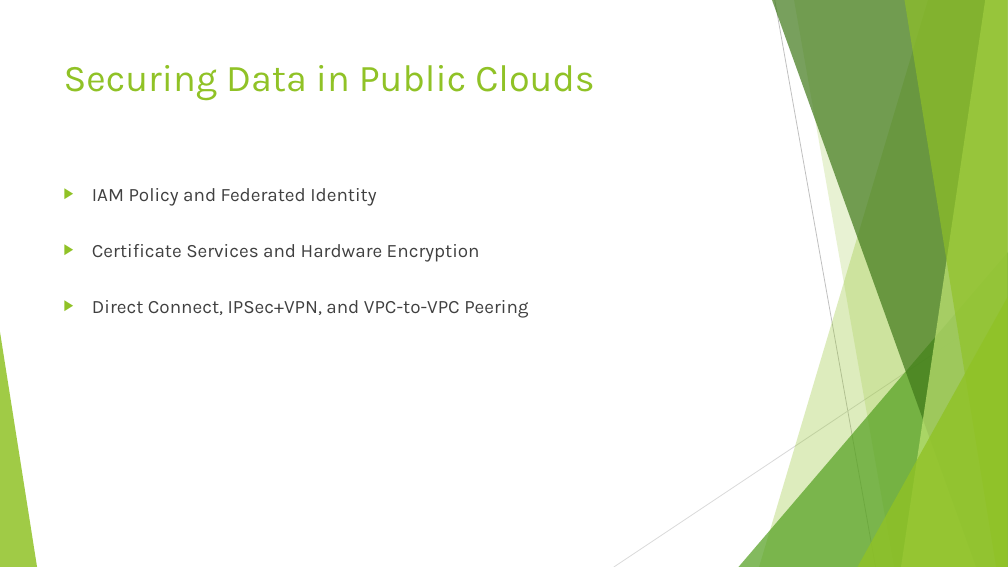
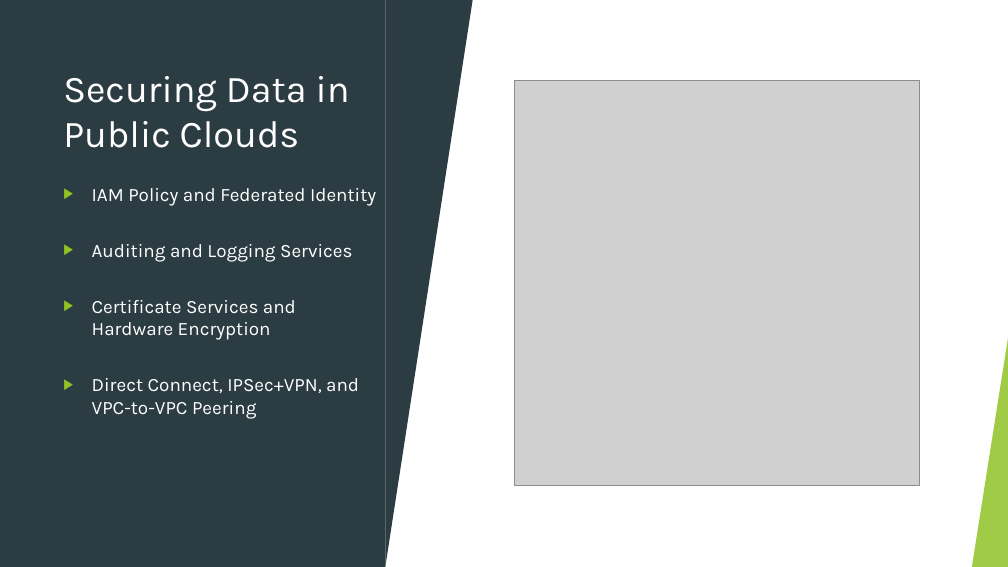
Before and after one commit to dr-natetorious/TIM-8101-Principals_of_Computer_Science, a slide deck: slide 5 of Week7_Architecture/Cloud Computing in eHealth.pptx. Drawn at 1008x567 pixels with LibreOffice and Linux fonts; fonts in the diff are those of the drawing; grey boxes stand for pictures. Boxes give left, top, right and bottom in pixels: in the first picture for what was removed or moved away, otherwise in the second. Text is boxed around its words. In the diff, an @@ line names an element or a change of style, - is before the commit and + after.

```diff
--- a/Week7_Architecture/Cloud Computing in eHealth.pptx
+++ b/Week7_Architecture/Cloud Computing in eHealth.pptx
@@ rectangle added at (x1=0, y1=0, x2=1008, y2=567), fill #FFFFFF @@
@@ rectangle added at (x1=0, y1=0, x2=386, y2=567), fill #2C3C43 @@
@@ triangle added at (x1=386, y1=0, x2=473, y2=567), fill #2C3C43 @@
@@ title "Securing Data in Public Clouds" at (x1=63, y1=76, x2=350, y2=148): text colour #90C226 to #FFFFFF; vertical alignment top to middle @@
@@ picture added at (x1=514, y1=80, x2=920, y2=485) @@
@@ text at (x1=92, y1=188, x2=376, y2=419): text colour #404040 to #FFFFFF in "IAM Policy and Federated Identity", "Certificate Services and Hardware Encryption", "Direct Connect, IPSec+VPN, and VPC-to-VPC Peering" @@
@@ text at (x1=92, y1=244, x2=352, y2=262): paragraph added @@
+▶ Auditing and Logging Services
@@ triangle added at (x1=972, y1=332, x2=1008, y2=567), fill #90C226 at 85% opacity @@
```
Also in this commit, not shown: 3 other slides changed, 1 other file.
